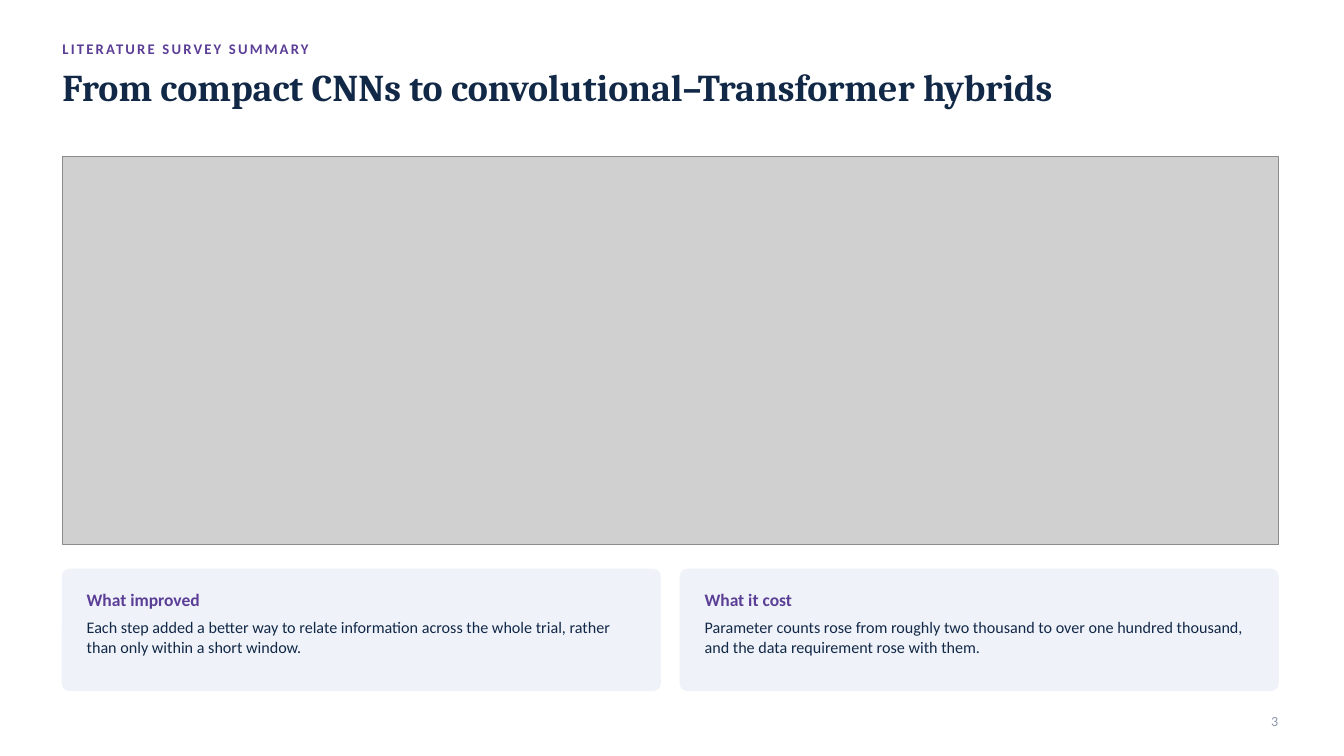
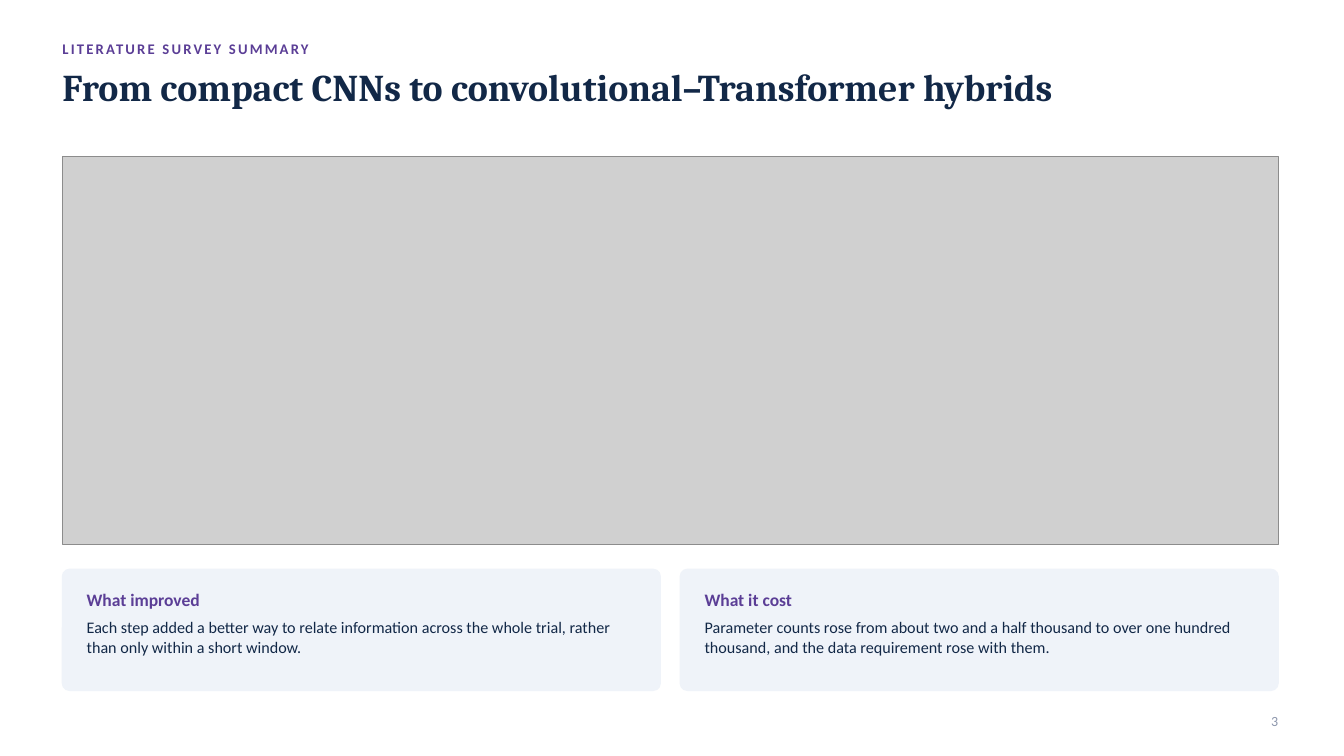
Before and after one commit to sathvikparangi907-web/neural-decoder-eeg-motor-imagery, a slide deck: slide 3 of Neural Decoder using EEG & Motor Imagery/Phase2_Presentation.pptx. Drawn at 1344x756 pixels with LibreOffice and Linux fonts; fonts in the diff are those of the drawing; grey boxes stand for pictures. Boxes give left, top, right and bottom in pixels: in the first picture for what was removed or moved away, otherwise in the second. Text is boxed around its words. In the diff, an @@ line names an element or a change of style, - is before the commit and + after.

```diff
--- a/Neural Decoder using EEG & Motor Imagery/Phase2_Presentation.pptx
+++ b/Neural Decoder using EEG & Motor Imagery/Phase2_Presentation.pptx
@@ text at (x1=705, y1=621, x2=1231, y2=656): text changed @@
-Parameter counts rose from roughly two thousand to over one hundred thousand, and the data requirement rose with them.
+Parameter counts rose from about two and a half thousand to over one hundred thousand, and the data requirement rose with them.
```
Also in this commit, not shown: 3 other slides changed, 10 other files.
